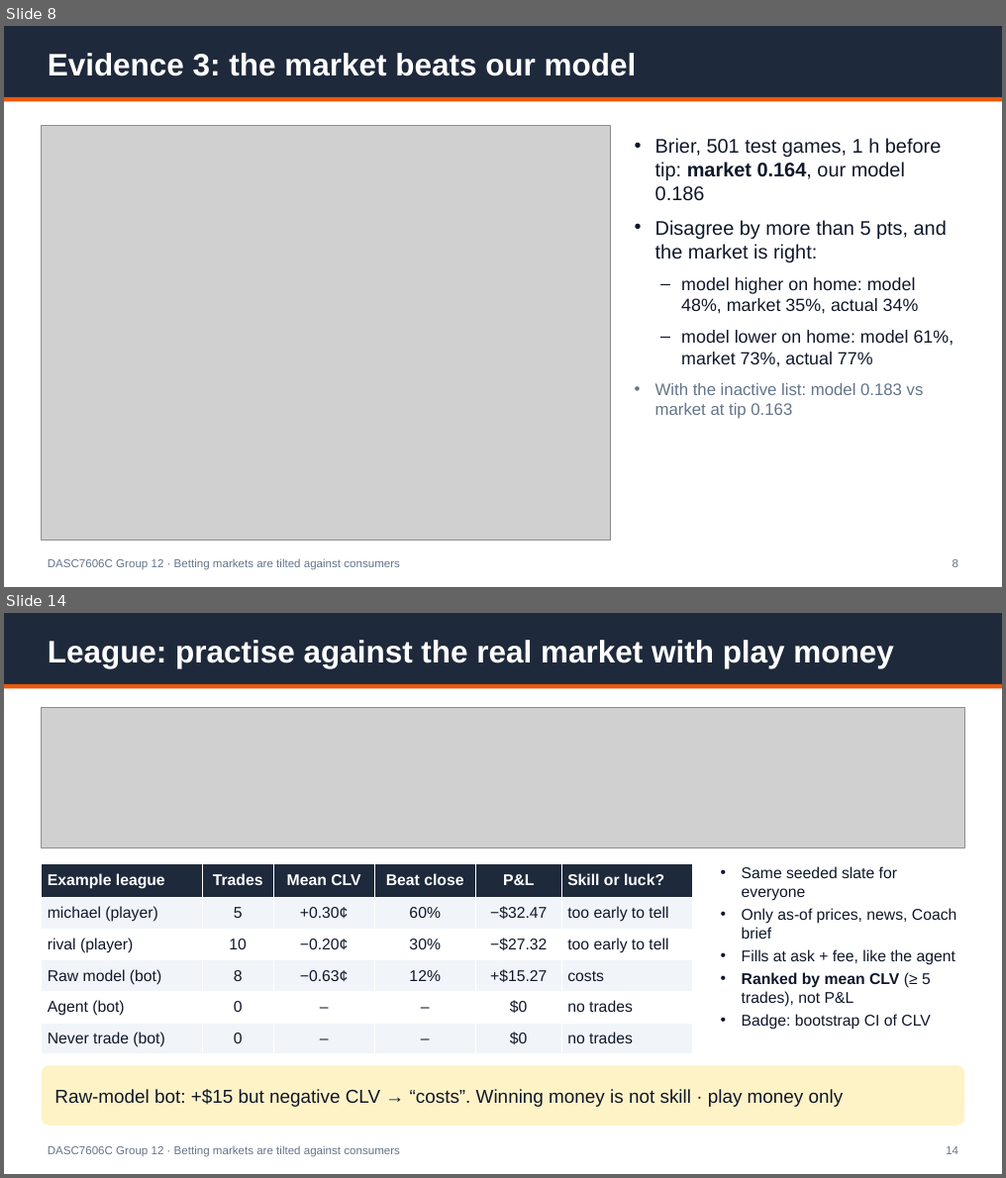
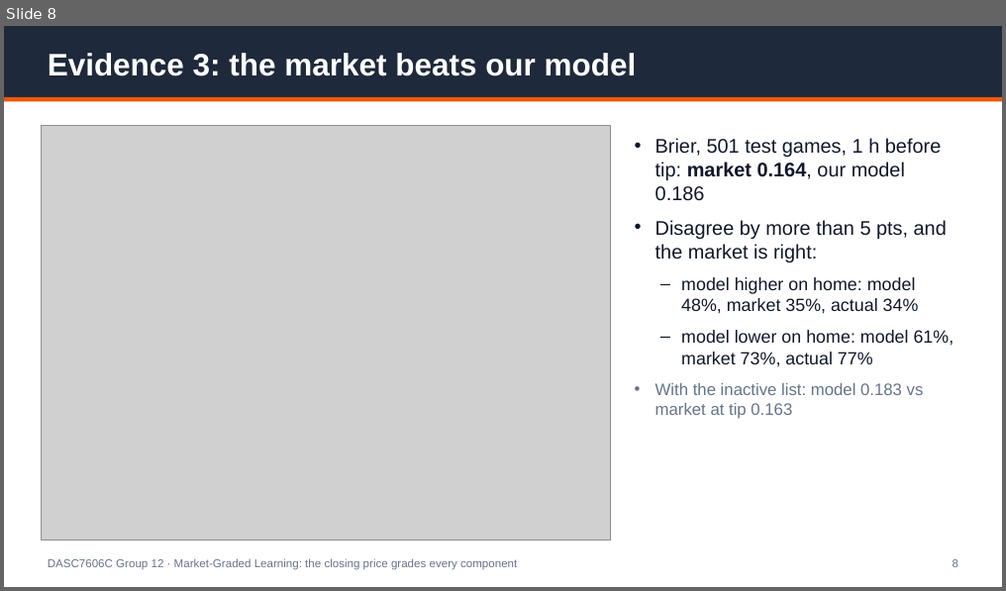
Before and after one commit to Michaelyzr/nba-agent, a slide deck: presentation/nba_agent_deck.pptx. Shown one above the other, each under a label of ours: slides 8 and 14 before the commit, slide 8 after it; the slides between them are not shown. The pictures are 1006x1178 and 1006x591 pixels, drawn with LibreOffice and Linux fonts; fonts in the diff are those of the drawing; grey boxes stand for pictures. Boxes give left, top, right and bottom in pixels: in the first picture for what was removed or moved away, otherwise in the second. Text is boxed around its words. In the diff, an @@ line names an element or a change of style, - is before the commit and + after.

```diff
--- a/presentation/nba_agent_deck.pptx
+++ b/presentation/nba_agent_deck.pptx
@@ slide 14 removed at (4, 613, 1002, 1174), background #FFFFFF @@
@@ rectangle removed at (4, 613, 1002, 684) @@
@@ text removed at (48, 640, 893, 668) @@
-League: practise against the real market with play money
@@ rectangle removed at (4, 684, 1002, 688) @@
@@ picture removed at (42, 707, 964, 848) @@
@@ table removed at (42, 863, 693, 1055), 6 rows, 6 columns @@
-Example league | Trades | Mean CLV | Beat close | P&L | Skill or luck?
-michael (player) | 5 | +0.30¢ | 60% | −$32.47 | too early to tell
-rival (player) | 10 | −0.20¢ | 30% | −$27.32 | too early to tell
-Raw model (bot) | 8 | −0.63¢ | 12% | +$15.27 | costs
-Agent (bot) | 0 | – | – | $0 | no trades
-Never trade (bot) | 0 | – | – | $0 | no trades
@@ text removed at (742, 866, 956, 1030) @@
-• Same seeded slate for everyone
-• Only as-of prices, news, Coach brief
-• Fills at ask + fee, like the agent
-• Ranked by mean CLV (≥ 5 trades), not P&L
-• Badge: bootstrap CI of CLV
@@ rounded rectangle removed at (42, 1065, 964, 1126) @@
@@ text removed at (54, 1089, 844, 1107) @@
-Raw-model bot: +$15 but negative CLV → “costs”. Winning money is not skill · play money only
@@ text removed at (48, 1146, 400, 1157) @@
-DASC7606C Group 12 · Betting markets are tilted against consumers
@@ text removed at (945, 1147, 958, 1155) @@
-14
@@ slide 8 changed as well @@
@@ text at (48, 559, 517, 570): text changed @@
-DASC7606C Group 12 · Betting markets are tilted against consumers
+DASC7606C Group 12 · Market-Graded Learning: the closing price grades every component
```
Also in this commit, not shown: 9 other slides changed, 5 slides added, 6 other slides removed, 5 other files.
